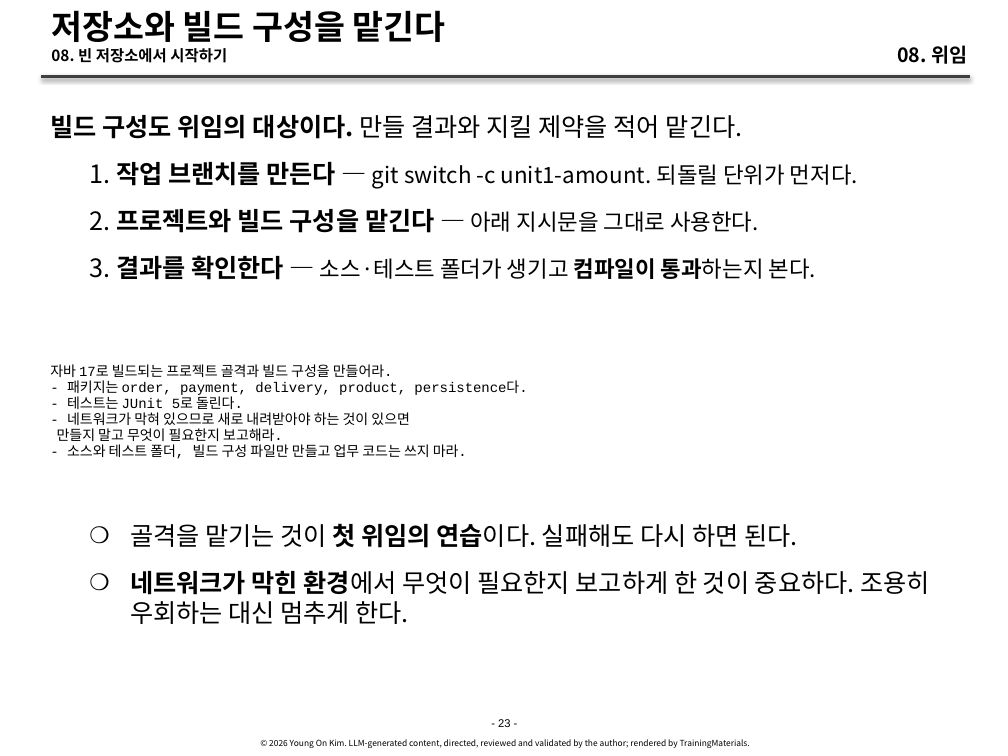
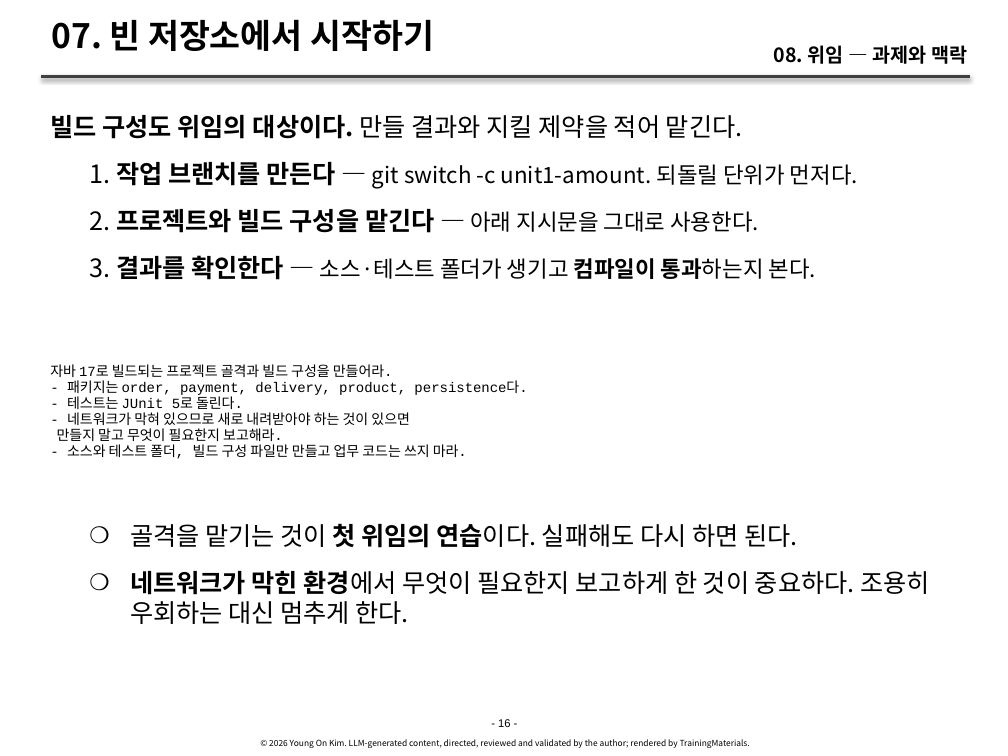
Before and after one commit to YoungSan77/TrainingMaterials, a slide deck: slide 16 of courses/ai-native/sessions/s08.pptx (slide 23 before the commit). Drawn at 1008x756 pixels with LibreOffice and Linux fonts; fonts in the diff are those of the drawing. Boxes give left, top, right and bottom in pixels: in the first picture for what was removed or moved away, otherwise in the second. Text is boxed around its words. In the diff, an @@ line names an element or a change of style, - is before the commit and + after.

```diff
--- a/courses/ai-native/sessions/s08.pptx
+++ b/courses/ai-native/sessions/s08.pptx
@@ title at [51,19,434,51]: text changed; size 11 to 24 pt @@
-저장소와 빌드 구성을 맡긴다
-08. 빈 저장소에서 시작하기
+07. 빈 저장소에서 시작하기
@@ text at [774,45,967,64]: text changed @@
-08. 위임
+08. 위임 — 과제와 맥락
@@ text at [498,719,510,727]: text changed @@
-- 23 -
+- 16 -
```
Also in this commit, not shown: 22 other slides changed, 1 slide added, 12 slides removed, 21 other files.
